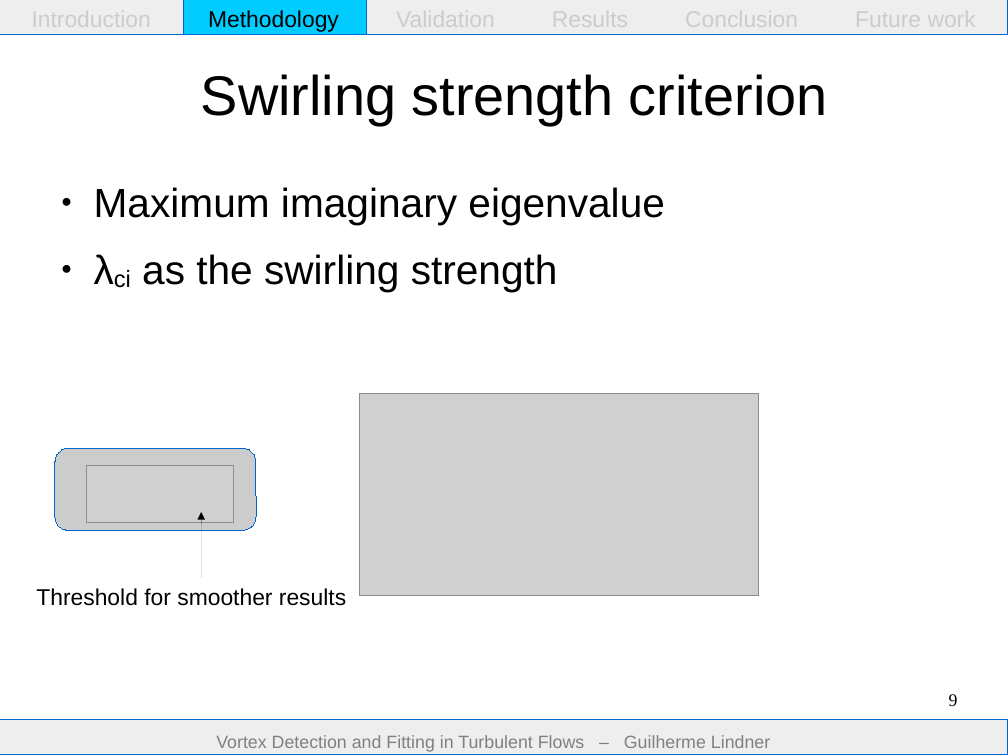
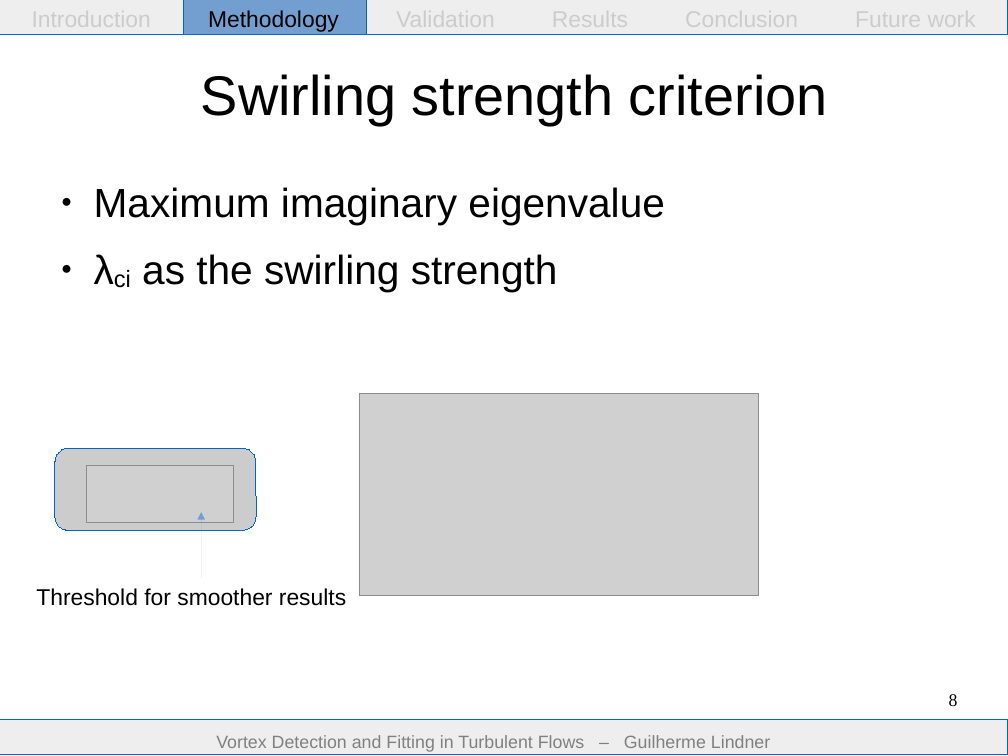
Before and after one commit to guilindner/VortexFitting, a slide deck: slide 8 of docs/report/presentation/presentation.odp (slide 9 before the commit). Drawn at 1008x756 pixels with LibreOffice and Linux fonts; fonts in the diff are those of the drawing; grey boxes stand for pictures. Boxes give left, top, right and bottom in pixels: in the first picture for what was removed or moved away, otherwise in the second. Text is boxed around its words. In the diff, an @@ line names an element or a change of style, - is before the commit and + after.

```diff
--- a/docs/report/presentation/presentation.odp
+++ b/docs/report/presentation/presentation.odp
@@ rectangle at bbox=[184, 0, 367, 35]: fill #00CCFF to #729FCF @@
@@ arrow (201, 578) - (201, 512): stroke #000000 0 pt to #729FCF 0 pt @@
@@ page number at bbox=[949, 694, 958, 706]: text changed @@
-9
+8
```
Also in this commit, not shown: 25 other slides changed, 1 other file.
